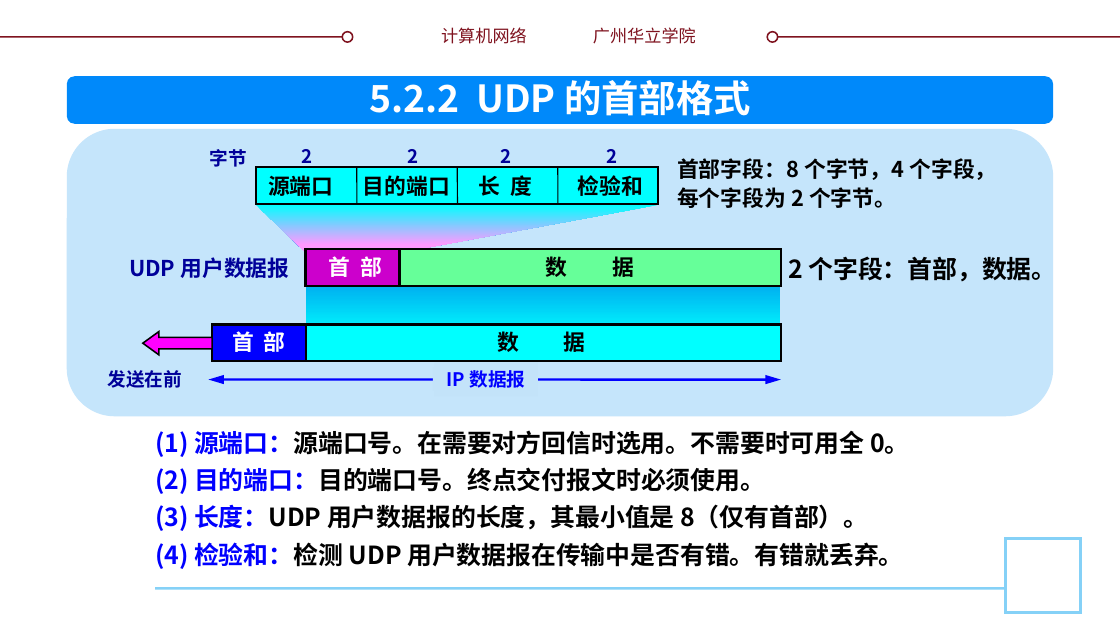
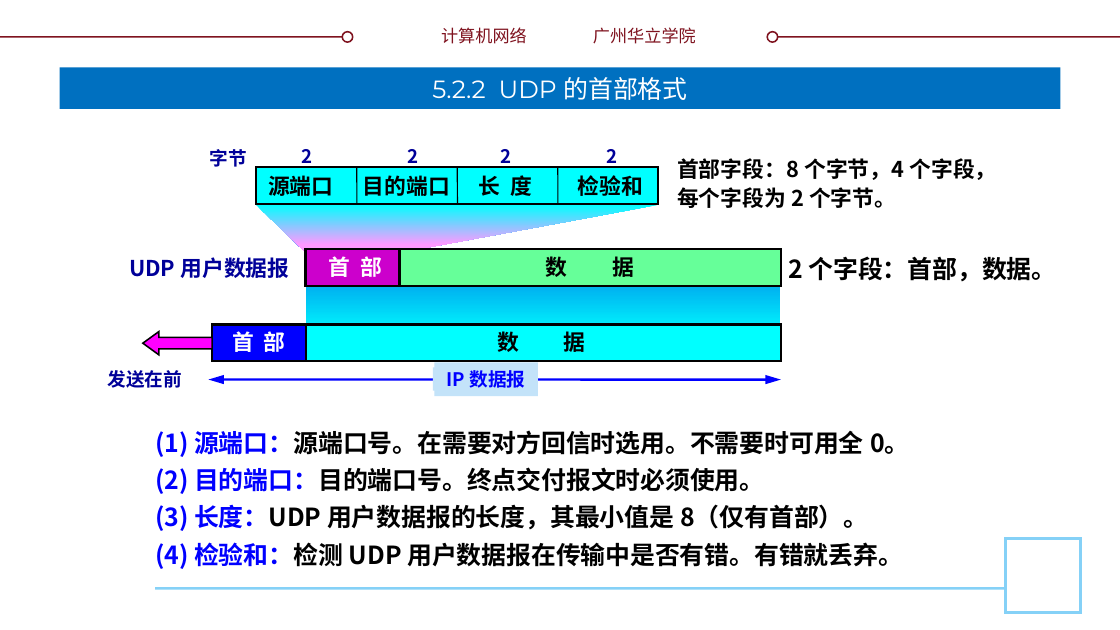
Before and after one commit to glplaman/glplaman.github.io, a slide deck: slide 30 of network/ppt/chap5.pptx (slide 27 before the commit). Drawn at 1120x630 pixels with LibreOffice and Linux fonts; fonts in the diff are those of the drawing; background and template pictures are left out. Boxes give left, top, right and bottom in pixels: in the first picture for what was removed or moved away, otherwise in the second. Text is boxed around its words. In the diff, an @@ line names an element or a change of style, - is before the commit and + after.

```diff
--- a/network/ppt/chap5.pptx
+++ b/network/ppt/chap5.pptx
@@ title "5.2.2 UDP 的首部格式": place and size @@
-title "5.2.2 UDP 的首部格式" at (369, 74, 751, 116)
+title "5.2.2 UDP 的首部格式" at (59, 67, 1061, 109)
@@ title "5.2.2 UDP 的首部格式" at (59, 67, 1061, 109): size 24 to 16 pt, font Noto Sans CJK SC to Montserrat, bold off; vertical alignment top to middle; fill none to #0070C0 @@
@@ rounded rectangle removed at (67, 76, 1054, 124) @@
@@ rounded rectangle removed at (67, 129, 1054, 417) @@
```
Also in this commit, not shown: 16 other slides changed, 3 slides added, 19 other files.
